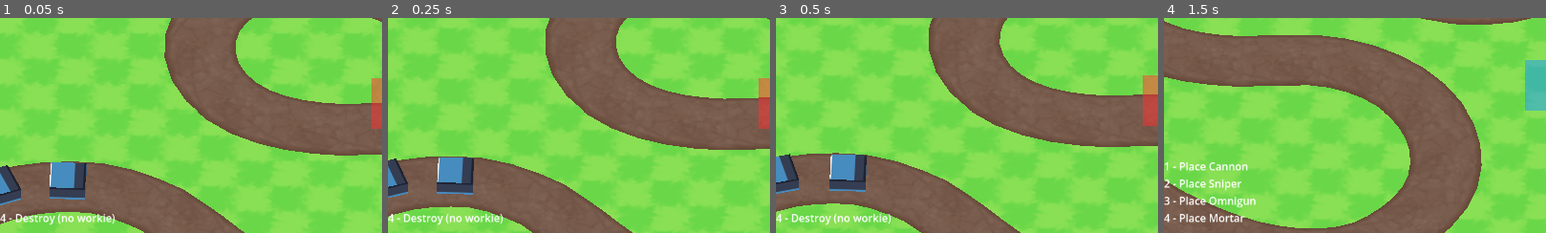
Above: before the commit, frames 1-4 (left to right).
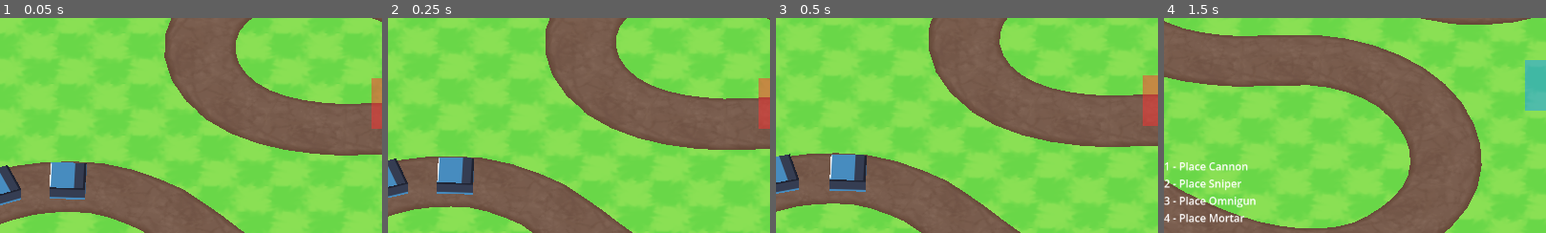
Above: after the commit, the same moments.

Repository: dairycultist/furry-roguelike-platformer
Game: Godot game, scene res://scene.tscn
Same seed, same stepped clock (60 frames per second), same inputs: the game is played once before the commit and once after it. The engine's default icon, where the game draws it, is replaced by a stand-in: a white triangle on a blue panel in a dark square.
Inputs:
- Up to frame 1 (0.05 s): no input
- Up to frame 2 (0.25 s): no input
- Up to frame 3 (0.5 s): no input
- Up to frame 4 (1.5 s): hold Right (pan_right) 0.53-1.28 s; tap X (camalt_negative) at 0.6 s; hold Down (pan_down) from 1.28 s (still down); tap Z (camalt_positive) at 1.35 s
The pictures show only the part of the screen within x 0-50%, y 28-78%; the shares and areas given below are measured in that part.

The runs differ from the first frame. In frame 1, 0.6% of the frame differs, in the area x 0-30%, y 91-97%; in frame 2, 0.6%; in frame 3, 0.6%; in frame 4, nothing differs.

Commit message:
Dialogue notes in README.md

Diff:
--- a/player.gd
+++ b/player.gd
@@ -69,7 +69,7 @@
 
 		else:
 			$Cursor/Mesh.get_surface_override_material(0).albedo_color = Color(1.0, 0.2, 0.2, 0.5);
-			set_tower_types_displayed(false, []);
+			set_tower_types_displayed(true, []);
 	else:
 		$Cursor/Mesh.get_surface_override_material(0).albedo_color = Color(0.1, 0.6, 1.0, 0.5);
 		set_tower_types_displayed(true, ["Cannon", "Sniper", "Omnigun", "Mortar"]);
--- a/scene.tscn
+++ b/scene.tscn
@@ -16,6 +16,7 @@
 shader = ExtResource("1_y2354")
 shader_parameter/albedo = ExtResource("1_m7jmp")
 shader_parameter/uv_scale = Vector2(13, 13)
+shader_parameter/hit_fac = 1.0
 shader_parameter/origin_fade_dist = 12.0
 shader_parameter/origin_fade_width2 = 1.0
 shader_parameter/fade_corner_radius = 0.2
@@ -26,6 +27,7 @@
 shader = ExtResource("1_y2354")
 shader_parameter/albedo = ExtResource("4_u3cyc")
 shader_parameter/uv_scale = Vector2(1, 1)
+shader_parameter/hit_fac = 1.0
 shader_parameter/origin_fade_dist = 12.0
 shader_parameter/origin_fade_width2 = 1.0
 shader_parameter/fade_corner_radius = 0.2
Not shown, changed: README.md
